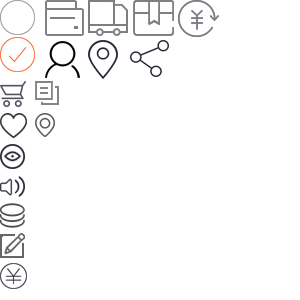
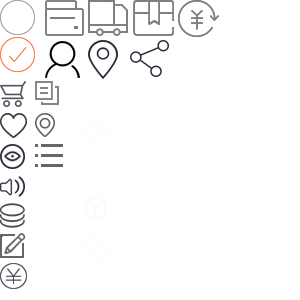
Before/after of a (300, 300) layered artwork. What changed in the layer stack:
added layer "图层 15" above "图层 18" over [85, 121, 108, 144]
added layer "图层 18" above "图层 17" over [85, 236, 108, 259]
added layer "图层 17" above "图层 14" over [85, 197, 106, 220]
added layer "图层 11" above "图层 9" over [35, 144, 63, 167]
